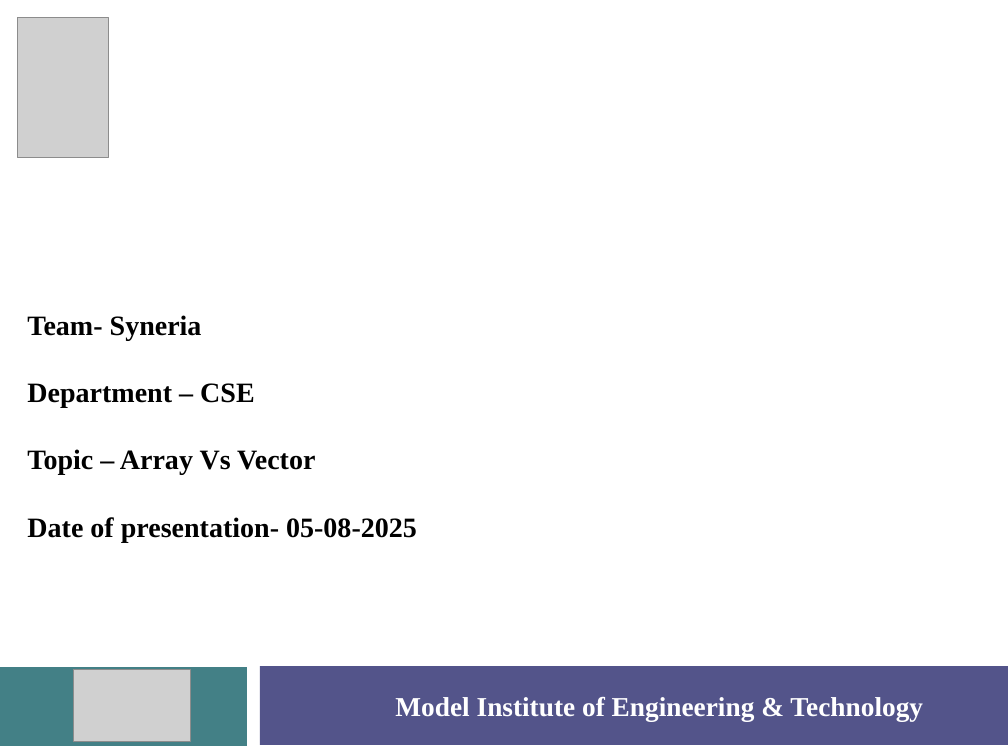
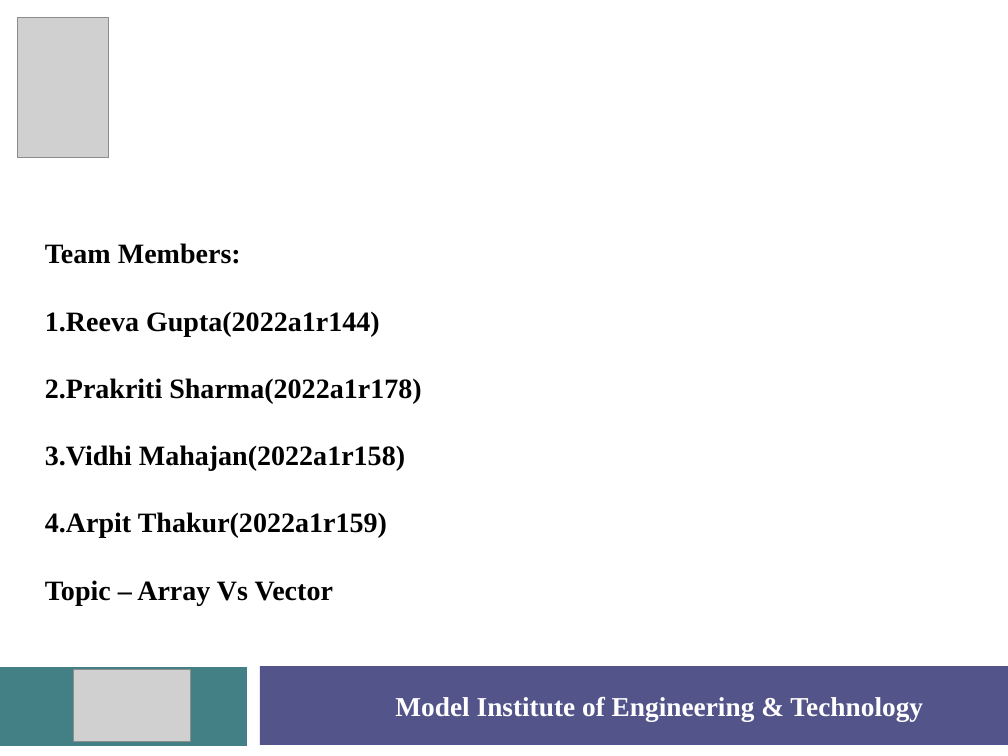
Before and after one commit to reevacodes/SUMMER-SCHOOL-2025-PPT-ARRAY-V-S-VECTOR-, a slide deck: slide 1 of Team-Syneria.pptx. Drawn at 1008x756 pixels with LibreOffice and Linux fonts; fonts in the diff are those of the drawing; grey boxes stand for pictures; background and template pictures are left out. Boxes give left, top, right and bottom in pixels: in the first picture for what was removed or moved away, otherwise in the second. Text is boxed around its words. In the diff, an @@ line names an element or a change of style, - is before the commit and + after.

```diff
--- a/Team-Syneria.pptx
+++ b/Team-Syneria.pptx
@@ text "Team Members:": place and size @@
-text "Team Members:" at bbox=[27, 315, 417, 542]
+text "Team Members:" at bbox=[45, 243, 421, 605]
@@ text at bbox=[45, 243, 421, 538]: text changed @@
-Team- Syneria
-Department – CSE
+Team Members:
+1.Reeva Gupta(2022a1r144)
+2.Prakriti Sharma(2022a1r178)
+3.Vidhi Mahajan(2022a1r158)
+4.Arpit Thakur(2022a1r159)
@@ text at bbox=[27, 517, 417, 542]: paragraph removed @@
-Date of presentation- 05-08-2025
```
